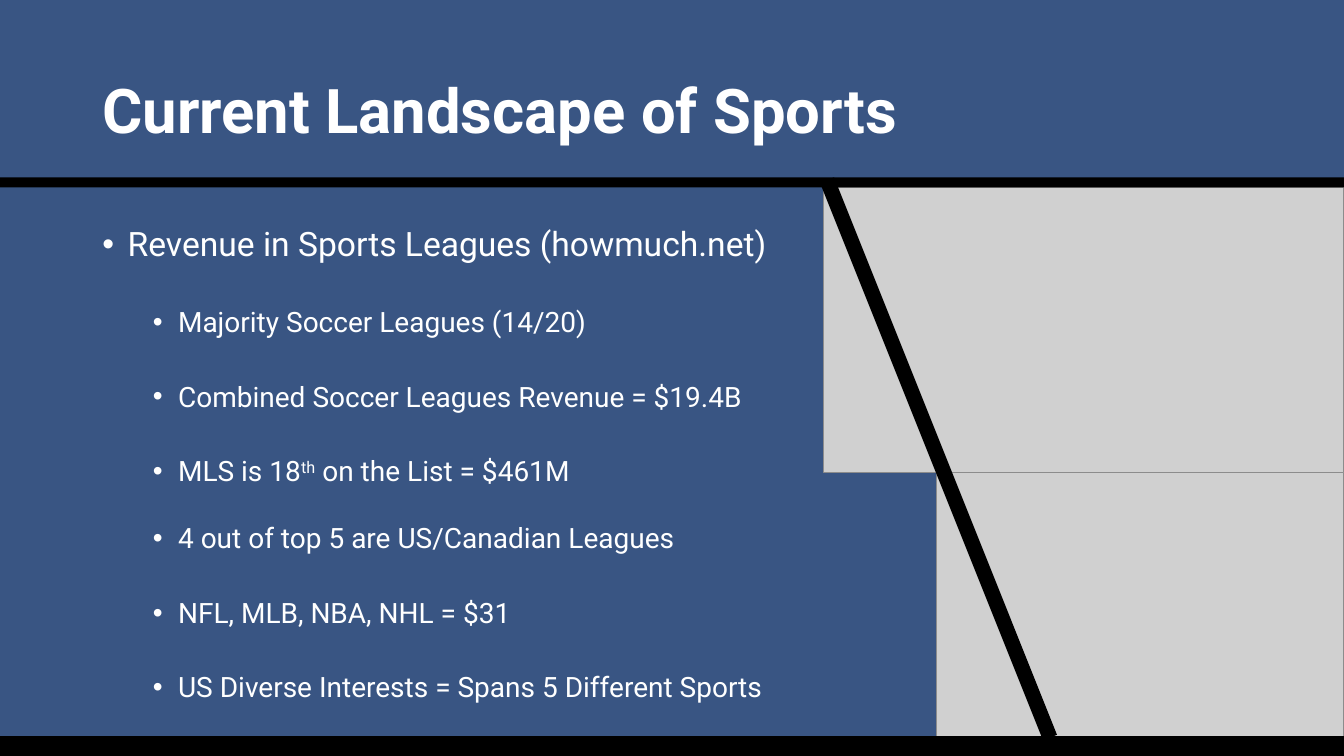
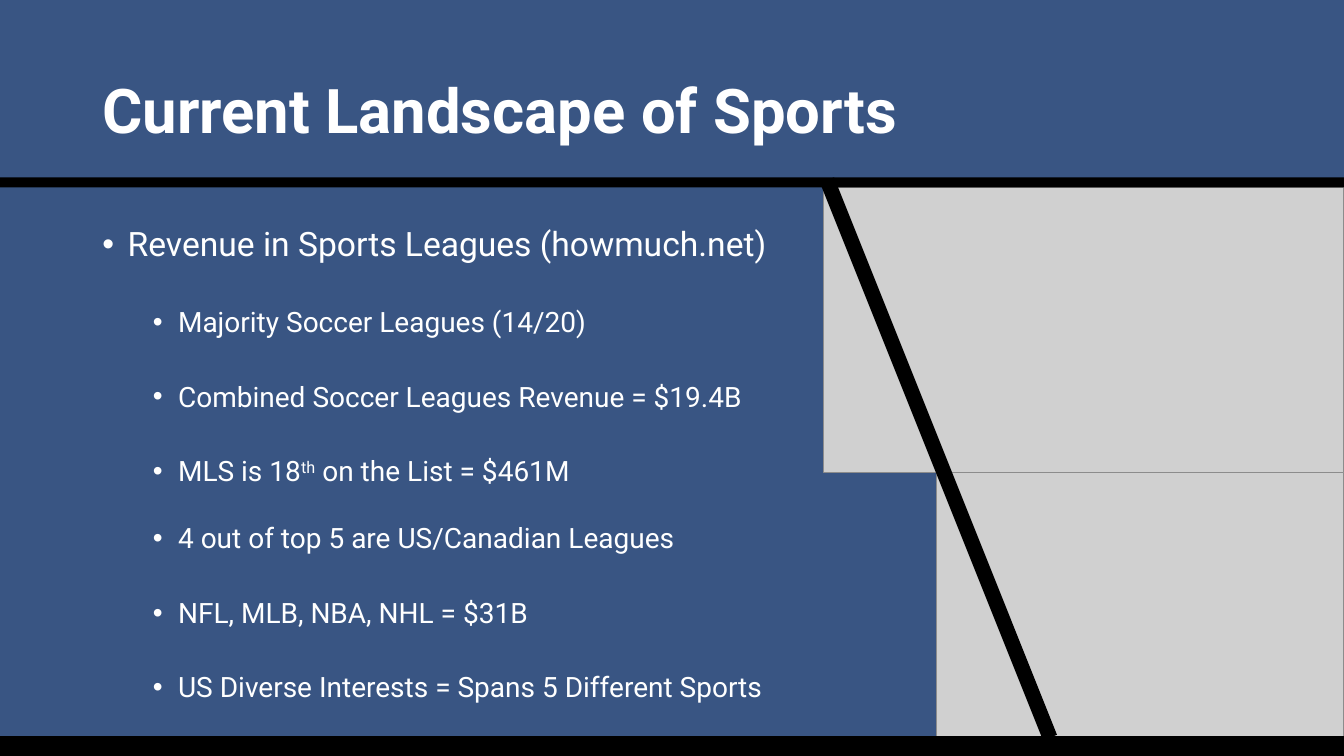
Before and after one commit to SuperMarioGiacomazzo/STOR538_WEBSITE, a slide deck: slide 13 of Slides/Sports Analytics 1/Sports_Analytics_1_Lecture.pptx. Drawn at 1344x756 pixels with LibreOffice and Linux fonts; fonts in the diff are those of the drawing; grey boxes stand for pictures. Boxes give left, top, right and bottom in pixels: in the first picture for what was removed or moved away, otherwise in the second. Text is boxed around its words. In the diff, an @@ line names an element or a change of style, - is before the commit and + after.

```diff
--- a/Slides/Sports Analytics 1/Sports_Analytics_1_Lecture.pptx
+++ b/Slides/Sports Analytics 1/Sports_Analytics_1_Lecture.pptx
@@ text at box(178, 600, 528, 627): text changed @@
-  • NFL, MLB, NBA, NHL = $31
+  • NFL, MLB, NBA, NHL = $31B
```
Also in this commit, not shown: 15 other files.
